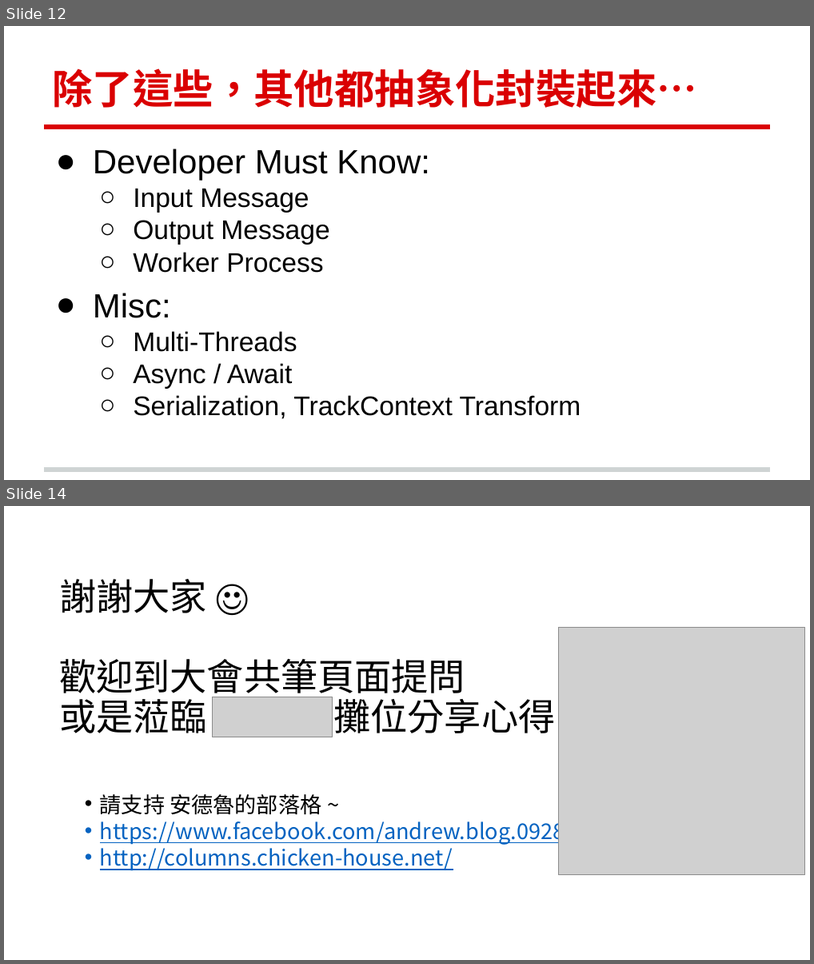
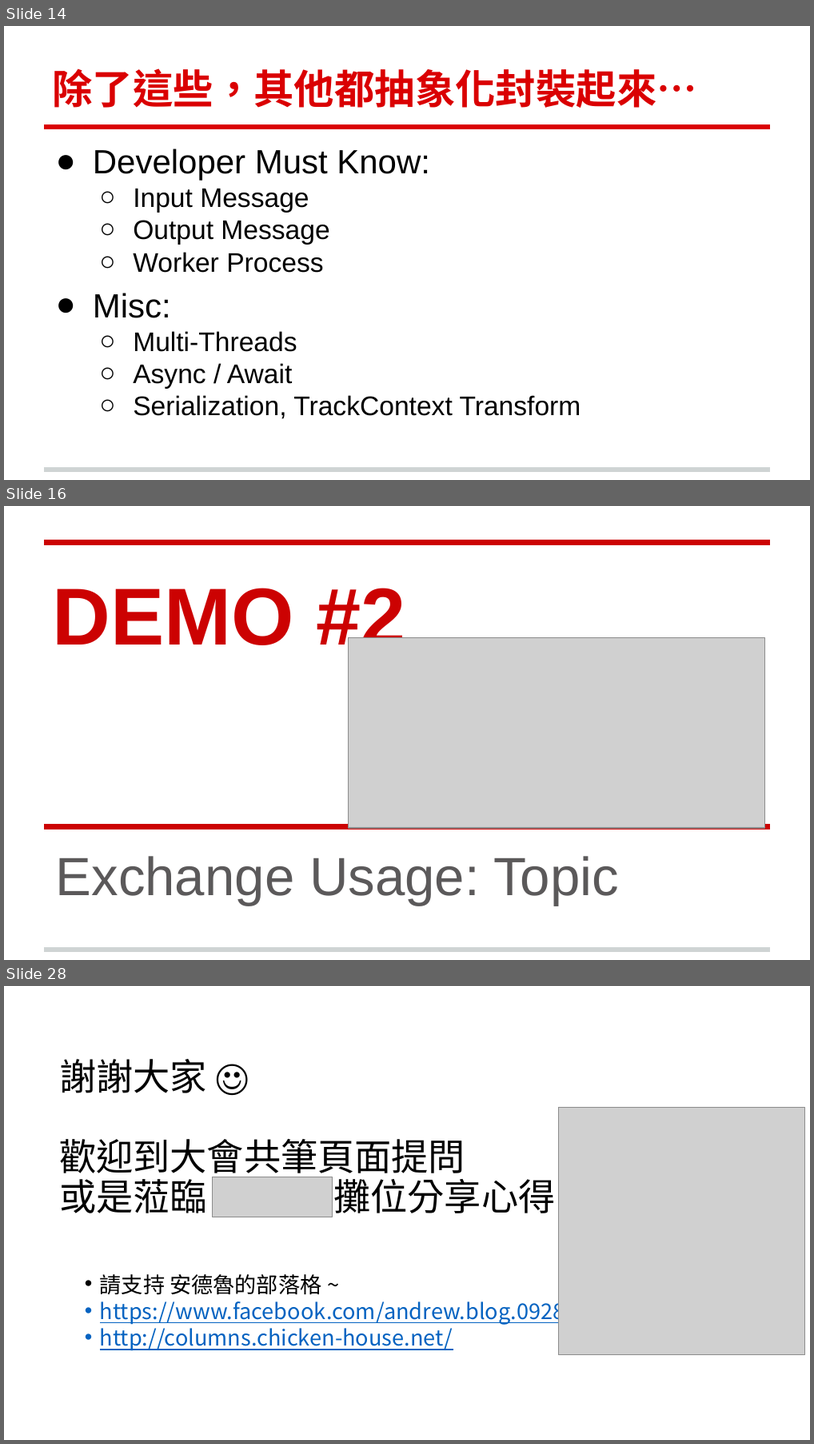
Before and after one commit to andrew0928/Meetup, a slide deck: 20190123.MessageQueueRPC/91APP-MessageQueueRPC-20190123.pptx. Shown one above the other, each under a label of ours: slides 12 and 14 before the commit, slides 14, 16 and 28 after it; the slides between them are not shown. The pictures are 814x964 and 814x1444 pixels, drawn with LibreOffice and Linux fonts; fonts in the diff are those of the drawing; grey boxes stand for pictures; background and template pictures are left out. Boxes give left, top, right and bottom in pixels: in the first picture for what was removed or moved away, otherwise in the second. Text is boxed around its words. In the diff, an @@ line names an element or a change of style, - is before the commit and + after.

```diff
--- a/20190123.MessageQueueRPC/91APP-MessageQueueRPC-20190123.pptx
+++ b/20190123.MessageQueueRPC/91APP-MessageQueueRPC-20190123.pptx
@@ slide 16 added at [4, 506, 810, 960], background #FFFFFF; not listed: 1 template element that a slide beside it also shows @@
@@ line added from (44, 542) to (770, 542), #CC0202 4.5 pt @@
@@ title added at [52, 588, 406, 659], 72 pt, text #CC0202, bold @@
+DEMO #2
@@ picture added at [348, 638, 766, 828] @@
@@ line added from (44, 826) to (770, 826), #CC0202 4.5 pt @@
@@ subtitle added at [56, 856, 619, 905], 48 pt, text #5B595A @@
+Exchange Usage: Topic
@@ what was slide 12 is now slide 14 @@
@@ what was slide 14 is now slide 28 @@
```
Also in this commit, not shown: 1 slide changed, 14 other slides added, 1 slide removed.
